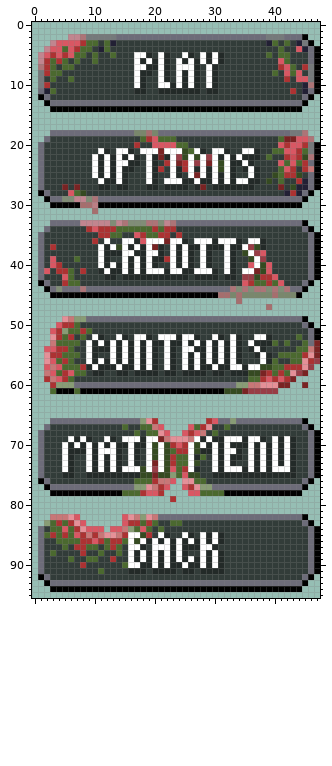
Sprite sheet -- assets/menu_buttons_hover.png. The picture above is the old version.
The file is 48x96 pixels. Colours within 5 levels of each other are drawn and written as one.
The same view after the edit:
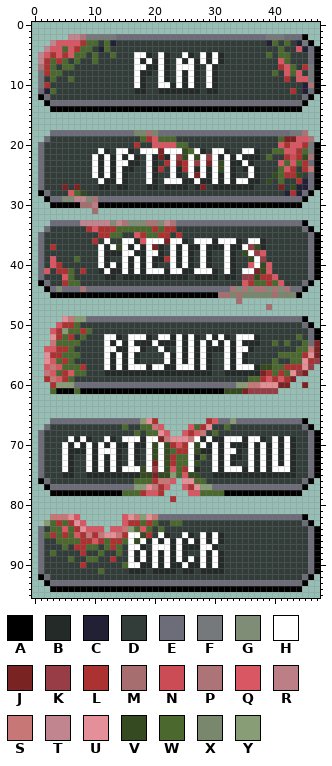
Palette (. is transparent): A #000000  B #232a28  C #222034  D #323c39  E #6d6c79  F #75797b  G #808d76  H #ffffff  J #792323  K #983d46  L #ac3232  M #a66e6e  N #cc4c55  P #ad7477  Q #d95763  R #bb7f85  S #c87777  T #c1858f  U #e59098  V #354a21  W #4b692f  X #79876c  Y #889c75
The author wrote: sfx and resume button
The edit:
@@ x 0..47 @@
 51 ...QLYWWLWDDDDDDDDDDDDDDDDDDDDDDDDDDDDDDDDDDDDEA
-52 ...ULWLDWDHBDDHBDHHBDHHHBHHBDDHBDHBDDHHBDDDDWDEA
-53 ...SWWWWDHBHBHBHBHBHBBHBBHBHBHBHBHBDHBBBWDWDDWEJ
-54 ..QQLLWDDHBBBHBHBHBHBDHBDHHBBHBHBHBDBHBDDDDDWWSJ
-55 ..ULLWWWDHBDDHBHBHBHBDHBDHBHBHBHBHBDDBHBDWWWWLUJ
-56 ..UQWLWDDHBHBHBHBHBHBDHBDHBHBHBHBHBDDDHBWDDWWULK
-57 ..QSQWWWLBHBBBHBBHBHBDHBDHBHBBHBBHHBHHVVWWLLLUK.
-58 ..SQWLQWWDBBDDBBDBBBBDBBDBBBBDBBDBBBVVJLWLWUKJ..
+52 ...ULWLDWDDDHHBDHHHBDHHBHBHBDHBHBDHHHBDDDDDDWDEA
+53 ...SWWWWDDDDHBHBHBBBHBBBHBHBHBHBHBHBBBDDWDWDDWEJ
+54 ..QQLLWDDDDDHHBBHHBDDHBDHBHBHBBBHBHHBDDDDDDDWWSJ
+55 ..ULLWWWDDDDHBHBHBDDDDHBHBHBHBDDHBHBDDDDDWWWWLUJ
+56 ..UQWLWDDDDDHBHBHBDDDDHBHBHBHBDDHBHBDDDDWDDWWULK
+57 ..QSQWWWLDDDHBHBHHHBHHBBHHHBHBDDHBHHHBVVWWLLLUK.
+58 ..SQWLQWWDDDBBBBBBBBBBBBBBBBBBDDBBBBBBJLWLWUKJ..
 59 ..LSQLWDDDDDDDDDDDDDDDDDDDDDDDDDDDDDWWLQLQLJ....
